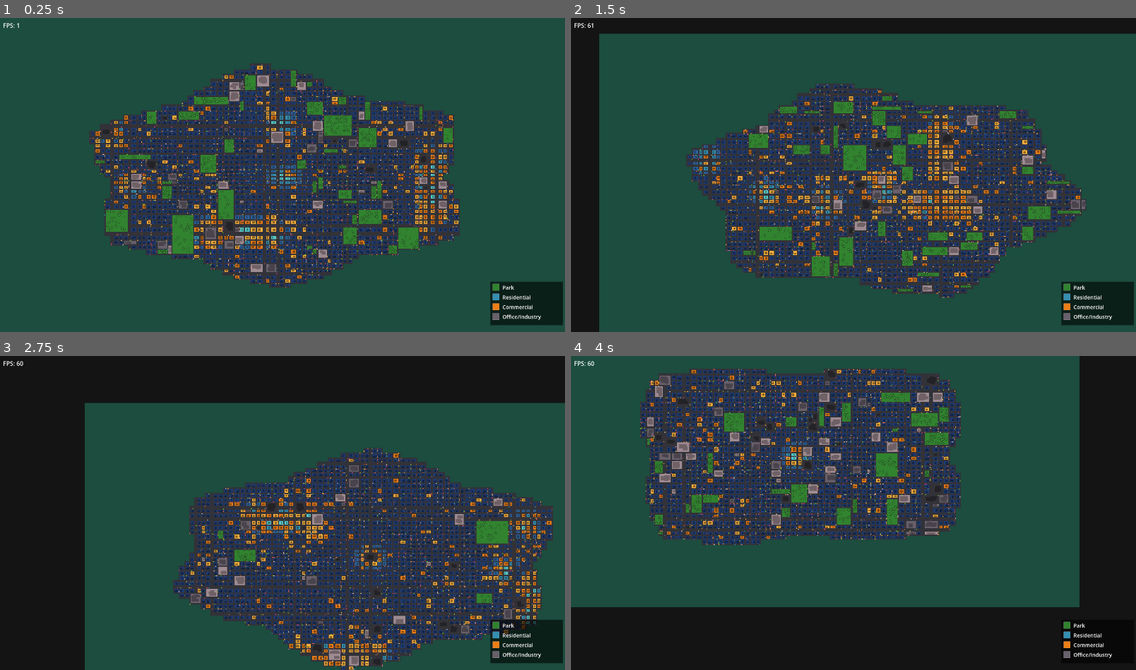
Above: before the commit, frames 1-4 (two rows, left to right).
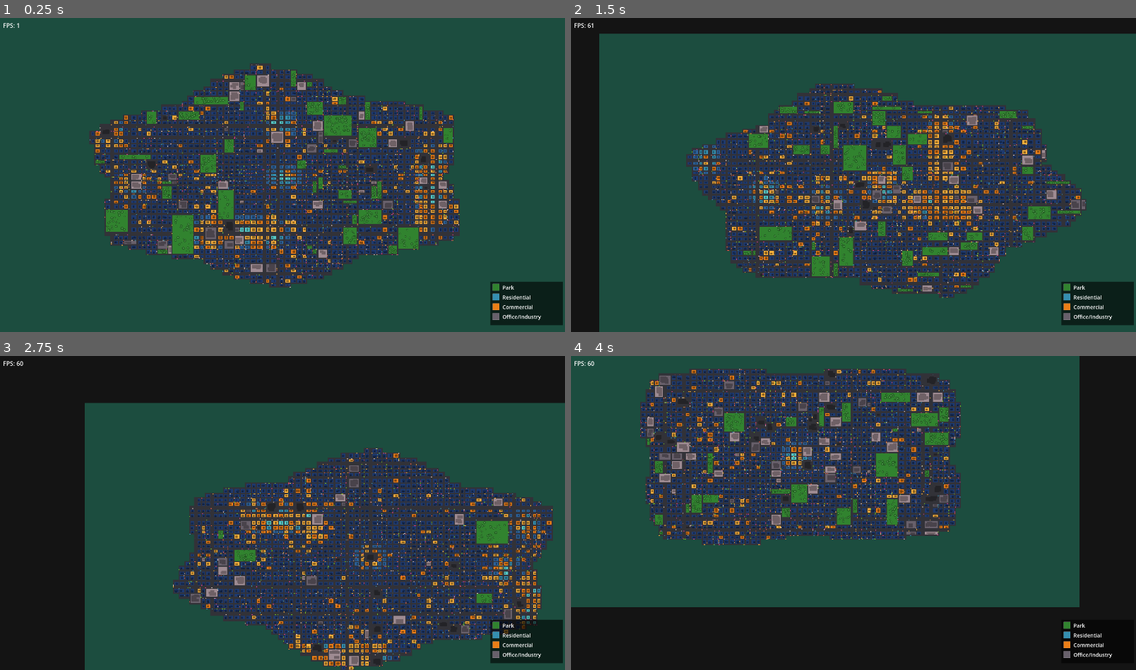
Above: after the commit, the same moments.

Repository: estebanm123/transit
Game: Godot game, scene res://Main.tscn
Same seed, same stepped clock (60 frames per second), same inputs: the game is played once before the commit and once after it.
Inputs (mouse positions are in pixels of both pictures, inside the frame that each line leads up to):
- Up to frame 1 (0.25 s): no input
- Up to frame 2 (1.5 s): tap Enter at 0.5 s; move the mouse to (977, 159) at 0.52 s; tap R at 0.6 s; click (977, 159) at 0.67 s; drag from (740, 190) to (825, 237) at 1.27 s
- Up to frame 3 (2.75 s): move the mouse to (339, 443) at 2.02 s; tap R at 2.1 s; click (339, 443) at 2.17 s
- Up to frame 4 (4 s): drag from (825, 575) to (684, 465) at 2.77 s; move the mouse to (1023, 560) at 3.52 s; tap R at 3.6 s; click (1023, 560) at 3.67 s

The runs differ from the first frame. In frame 1, 1.6% of the frame differs, in the area x 15-82%, y 14-86%; in frame 2, 1.6%; in frame 3, 1.6%; in frame 4, 1.6%, in the area x 12-69%, y 4-61%.

Commit message:
Optimize

Diff:
--- a/Traffic.gd
+++ b/Traffic.gd
@@ -34,12 +34,51 @@
 }
 const GoalHopsMax: int = 150
 
-var _cars: Array = []
+const HISTORY_SIZE: int = 8
+const HISTORY_HALF: int = 4
+
+
+class Car extends RefCounted:
+    var fromVertStreet: int = 0
+    var fromHorzStreet: int = 0
+    var toVertStreet: int = 0
+    var toHorzStreet: int = 0
+    var progress: float = 0.0
+    var baseSpeed: float = 0.0
+    var desiredSpeed: float = 0.0
+    var currentSpeed: float = 0.0
+    var segLength: float = 0.0
+    var forward: Vector2 = Vector2.ZERO
+    var laneOffset: Vector2 = Vector2.ZERO
+    var color: Color
+    var colorIndex: int = 0
+    var leader = null
+    var follower = null
+    var goalTile: Vector2i = Vector2i.ZERO
+    var goalIntersection: Vector2i = Vector2i.ZERO
+    var goalHops: int = 0
+    var historyBuf: Array = [
+        Vector4i(), Vector4i(), Vector4i(), Vector4i(),
+        Vector4i(), Vector4i(), Vector4i(), Vector4i(),
+    ]
+    var historyHead: int = 0
+    var historyCount: int = 0
+
+
+var _cars: Array[Car] = []
 var _rng: RandomNumberGenerator = RandomNumberGenerator.new()
 var _trafficLights: Dictionary = {}
 var _segmentMap: Dictionary = {}
 var _tilesByZone: Dictionary = {}
 var _time: float = 0.0
+
+var _vertStreetX: PackedFloat32Array
+var _horzStreetY: PackedFloat32Array
+var _horzUsable: PackedByteArray
+var _vertUsable: PackedByteArray
+var _goalTotalWeight: float = 0.0
+var _goalCumWeights: Array[float] = []
+var _goalZones: Array[int] = []
 
 
 func init(city: City) -> void:
@@ -65,13 +104,16 @@
     _cars.clear()
     _segmentMap.clear()
     _buildTilesByZone(city)
+    _buildPositionCache(city)
+    _buildUsabilityCache(city)
     var attempts: int = 0
     while _cars.size() < CarCount and attempts < CarCount * 30:
         attempts += 1
-        var car: Dictionary = _spawnCar(city)
-        if not car.is_empty():
+        var car: Car = _spawnCar(city)
+        if car != null:
             _assignGoal(city, car)
             _cars.append(car)
+    _cars.sort_custom(func(a: Car, b: Car) -> bool: return a.colorIndex < b.colorIndex)
     _buildSegmentMap()
 
 
@@ -79,6 +121,38 @@
     _time += delta
     for car in _cars:
         _advanceCar(city, car, delta)
+
+
+func _buildPositionCache(city: City) -> void:
+    _vertStreetX.resize(City.Cols + 1)
+    for v in range(City.Cols + 1):
+        _vertStreetX[v] = _vertStreetCenterX(city, v)
+    _horzStreetY.resize(City.Rows + 1)
+    for h in range(City.Rows + 1):
+        _horzStreetY[h] = _horzStreetCenterY(city, h)
+
+
+func _buildUsabilityCache(city: City) -> void:
+    _horzUsable.resize((City.Rows + 1) * City.Cols)
+    for h in range(City.Rows + 1):
+        for v in range(City.Cols):
+            _horzUsable[h * City.Cols + v] = 1 if _horzSegmentUsable(city, v, h) else 0
+    _vertUsable.resize((City.Cols + 1) * City.Rows)
+    for v in range(City.Cols + 1):
+        for h in range(City.Rows):
+            _vertUsable[v * City.Rows + h] = 1 if _vertSegmentUsable(city, v, h) else 0
+
+
+func _horzUsableAt(v: int, h: int) -> bool:
+    if v < 0 or v >= City.Cols or h < 0 or h > City.Rows:
+        return false
+    return _horzUsable[h * City.Cols + v] != 0
+
+
+func _vertUsableAt(v: int, h: int) -> bool:
+    if v < 0 or v > City.Cols or h < 0 or h >= City.Rows:
+        return false
+    return _vertUsable[v * City.Rows + h] != 0
 
 
 func _buildSegmentMap() -> void:
@@ -95,17 +169,17 @@
         groups[key].append(car)
     for key in groups:
         var group: Array = groups[key]
-        group.sort_custom(func(a, b): return a.progress < b.progress)
+        group.sort_custom(func(a: Car, b: Car) -> bool: return a.progress < b.progress)
         _segmentMap[key] = group[0]
         for i in range(group.size() - 1):
             group[i].leader = group[i + 1]
             group[i + 1].follower = group[i]
 
 
-func _insertIntoSegment(car: Dictionary) -> void:
+func _insertIntoSegment(car: Car) -> void:
     var key := Vector4i(car.fromVertStreet, car.fromHorzStreet,
             car.toVertStreet, car.toHorzStreet)
-    var head = _segmentMap.get(key, null)
+    var head: Car = _segmentMap.get(key, null)
     if head == null or car.progress <= head.progress:
         car.leader = head
         car.follower = null
@@ -113,7 +187,7 @@
             head.follower = car
         _segmentMap[key] = car
         return
-    var prev = head
+    var prev: Car = head
     while prev.leader != null and prev.leader.progress <= car.progress:
         prev = prev.leader
     car.follower = prev
@@ -123,7 +197,7 @@
     prev.leader = car
 
 
-func _removeFromSegment(car: Dictionary) -> void:
+func _removeFromSegment(car: Car) -> void:
     if car.follower != null:
         car.follower.leader = car.leader
     else:
@@ -139,26 +213,22 @@
     car.follower = null
 
 
-func drawCars(canvas: Node2D, city: City) -> void:
+func drawCars(canvas: Node2D) -> void:
+    const HALF_LEN: float = CarLength * 0.5
+    const HALF_WID: float = CarWidth * 0.5
     for car in _cars:
-        var segStart := Vector2(
-                _vertStreetCenterX(city, car.fromVertStreet),
-                _horzStreetCenterY(city, car.fromHorzStreet))
-        var segEnd := Vector2(
-                _vertStreetCenterX(city, car.toVertStreet),
-                _horzStreetCenterY(city, car.toHorzStreet))
-        var center: Vector2 = segStart.lerp(segEnd, car.progress) + car.laneOffset
-        var forward: Vector2 = car.forward
-        var sideways: Vector2 = Vector2(-forward.y, forward.x)
-        canvas.draw_colored_polygon(PackedVector2Array([
-            center + forward * (CarLength * 0.5) + sideways * (CarWidth * 0.5),
-            center + forward * (CarLength * 0.5) - sideways * (CarWidth * 0.5),
-            center - forward * (CarLength * 0.5) - sideways * (CarWidth * 0.5),
-            center - forward * (CarLength * 0.5) + sideways * (CarWidth * 0.5),
-        ]), car.color)
-
-
-# X position of the center of vertical street vertStreetIdx (0..Cols).
+        var cx: float = lerpf(_vertStreetX[car.fromVertStreet], _vertStreetX[car.toVertStreet],
+                car.progress) + car.laneOffset.x
+        var cy: float = lerpf(_horzStreetY[car.fromHorzStreet], _horzStreetY[car.toHorzStreet],
+                car.progress) + car.laneOffset.y
+        var rect: Rect2
+        if car.forward.x != 0.0:
+            rect = Rect2(cx - HALF_LEN, cy - HALF_WID, CarLength, CarWidth)
+        else:
+            rect = Rect2(cx - HALF_WID, cy - HALF_LEN, CarWidth, CarLength)
+        canvas.draw_rect(rect, car.color)
+
+
 func _vertStreetCenterX(city: City, vertStreetIdx: int) -> float:
     if vertStreetIdx < City.Cols:
         return city._colXPositions[vertStreetIdx] - city.vertStreetWidths[vertStreetIdx] * 0.5
@@ -166,7 +236,6 @@
             + city.vertStreetWidths[City.Cols] * 0.5
 
 
-# Y position of the center of horizontal street horzStreetIdx (0..Rows).
 func _horzStreetCenterY(city: City, horzStreetIdx: int) -> float:
     if horzStreetIdx < City.Rows:
         return city._rowYPositions[horzStreetIdx] - city.horzStreetWidths[horzStreetIdx] * 0.5
@@ -174,8 +243,6 @@
             + city.horzStreetWidths[City.Rows] * 0.5
 
 
-# Is the horizontal segment from intersection (vertStreetIdx, horzStreetIdx)
-# to (vertStreetIdx+1, horzStreetIdx) passable?
 func _horzSegmentUsable(city: City, vertStreetIdx: int, horzStreetIdx: int) -> bool:
     if vertStreetIdx < 0 or vertStreetIdx >= City.Cols \
             or horzStreetIdx < 0 or horzStreetIdx > City.Rows:
@@ -194,8 +261,6 @@
             != city.parcelOwner[horzStreetIdx][vertStreetIdx]
 
 
-# Is the vertical segment from intersection (vertStreetIdx, horzStreetIdx)
-# to (vertStreetIdx, horzStreetIdx+1) passable?
 func _vertSegmentUsable(city: City, vertStreetIdx: int, horzStreetIdx: int) -> bool:
     if vertStreetIdx < 0 or vertStreetIdx > City.Cols \
             or horzStreetIdx < 0 or horzStreetIdx >= City.Rows:
@@ -218,7 +283,7 @@
     return Vector2(-forward.y, forward.x) * streetWidth * 0.22
 
 
-func _spawnCar(city: City) -> Dictionary:
+func _spawnCar(city: City) -> Car:
     var isHorizontalSegment: bool = _rng.randf() < 0.5
     var fromVertStreet: int
     var fromHorzStreet: int
@@ -228,58 +293,49 @@
     if isHorizontalSegment:
         fromVertStreet = _rng.randi_range(0, City.Cols - 1)
         fromHorzStreet = _rng.randi_range(0, City.Rows)
-        if not _horzSegmentUsable(city, fromVertStreet, fromHorzStreet):
-            return {}
+        if not _horzUsableAt(fromVertStreet, fromHorzStreet):
+            return null
         toVertStreet = fromVertStreet + 1
         toHorzStreet = fromHorzStreet
     else:
         fromVertStreet = _rng.randi_range(0, City.Cols)
         fromHorzStreet = _rng.randi_range(0, City.Rows - 1)
-        if not _vertSegmentUsable(city, fromVertStreet, fromHorzStreet):
-            return {}
+        if not _vertUsableAt(fromVertStreet, fromHorzStreet):
+            return null
         toVertStreet = fromVertStreet
         toHorzStreet = fromHorzStreet + 1
 
-    var segStart := Vector2(
-            _vertStreetCenterX(city, fromVertStreet),
-            _horzStreetCenterY(city, fromHorzStreet))
-    var segEnd := Vector2(
-            _vertStreetCenterX(city, toVertStreet),
-            _horzStreetCenterY(city, toHorzStreet))
+    var segStart := Vector2(_vertStreetX[fromVertStreet], _horzStreetY[fromHorzStreet])
+    var segEnd := Vector2(_vertStreetX[toVertStreet], _horzStreetY[toHorzStreet])
     var segLength: float = segStart.distance_to(segEnd)
     if segLength < 0.5:
-        return {}
+        return null
 
     var forward: Vector2 = (segEnd - segStart) / segLength
     var streetWidth: float = city.horzStreetWidths[fromHorzStreet] \
             if isHorizontalSegment else city.vertStreetWidths[fromVertStreet]
     var baseSpeed: float = _rng.randf_range(CarSpeedMin, CarSpeedMax)
     var speedMult: float = ArterialSpeedMultiplier if streetWidth >= City.WArterial else 1.0
-    var desiredSpeed: float = baseSpeed * speedMult
-
-    return {
-        "fromVertStreet": fromVertStreet,
-        "fromHorzStreet": fromHorzStreet,
-        "toVertStreet": toVertStreet,
-        "toHorzStreet": toHorzStreet,
-        "progress": _rng.randf(),
-        "baseSpeed": baseSpeed,
-        "desiredSpeed": desiredSpeed,
-        "currentSpeed": desiredSpeed,
-        "segLength": segLength,
-        "forward": forward,
-        "laneOffset": _calcLaneOffset(forward, streetWidth),
-        "color": CarColors[_rng.randi() % CarColors.size()],
-        "leader": null,
-        "follower": null,
-        "goalTile": Vector2i(0, 0),
-        "goalIntersection": Vector2i(0, 0),
-        "goalHops": 0,
-        "segmentHistory": [],
-    }
-
-
-func _isRedForCar(car: Dictionary, key: Vector2i) -> bool:
+    var colorIdx: int = _rng.randi() % CarColors.size()
+
+    var car := Car.new()
+    car.fromVertStreet = fromVertStreet
+    car.fromHorzStreet = fromHorzStreet
+    car.toVertStreet = toVertStreet
+    car.toHorzStreet = toHorzStreet
+    car.progress = _rng.randf()
+    car.baseSpeed = baseSpeed
+    car.desiredSpeed = baseSpeed * speedMult
+    car.currentSpeed = car.desiredSpeed
+    car.segLength = segLength
+    car.forward = forward
+    car.laneOffset = _calcLaneOffset(forward, streetWidth)
+    car.color = CarColors[colorIdx]
+    car.colorIndex = colorIdx
+    return car
+
+
+func _isRedForCar(car: Car, key: Vector2i) -> bool:
     var light: Dictionary = _trafficLights[key]
     var elapsed: float = _time - light.lastChanged
     var phaseDuration: float
@@ -296,7 +352,7 @@
     return (isEW and light.phase == PhaseNS) or (not isEW and light.phase == PhaseEW)
 
 
-func _advanceCar(city: City, car: Dictionary, delta: float) -> void:
+func _advanceCar(city: City, car: Car, delta: float) -> void:
     var lightKey := Vector2i(car.toVertStreet, car.toHorzStreet)
     var redLight: bool = _trafficLights.has(lightKey) and _isRedForCar(car, lightKey)
     var stopT: float = maxf(0.0, 1.0 - StopOffset / car.segLength)
@@ -332,7 +388,7 @@
     var arrivedHorzStreet: int = car.toHorzStreet
 
     var neighbors: Array = _getExitSegments(
-            city, arrivedVertStreet, arrivedHorzStreet,
+            arrivedVertStreet, arrivedHorzStreet,
             car.fromVertStreet, car.fromHorzStreet)
     car.goalHops += 1
     if (arrivedVertStreet == car.goalIntersection.x \
@@ -345,7 +401,7 @@
         nextToVertStreet = car.fromVertStreet
         nextToHorzStreet = car.fromHorzStreet
     else:
-        var chosen: Array = _greedyExit(city, neighbors, car.goalIntersection)
+        var chosen: Array = _greedyExit(neighbors, car.goalIntersection)
         nextToVertStreet = chosen[0]
         nextToHorzStreet = chosen[1]
 
@@ -356,17 +412,13 @@
     car.toVertStreet = nextToVertStreet
     car.toHorzStreet = nextToHorzStreet
 
-    var segStart := Vector2(
-            _vertStreetCenterX(city, arrivedVertStreet),
-            _horzStreetCenterY(city, arrivedHorzStreet))
-    var segEnd := Vector2(
-            _vertStreetCenterX(city, nextToVertStreet),
-            _horzStreetCenterY(city, nextToHorzStreet))
-    car.segLength = segStart.distance_to(segEnd)
+    var dx: float = _vertStreetX[nextToVertStreet] - _vertStreetX[arrivedVertStreet]
+    var dy: float = _horzStreetY[nextToHorzStreet] - _horzStreetY[arrivedHorzStreet]
+    car.segLength = sqrt(dx * dx + dy * dy)
     if car.segLength < 0.5:
         car.segLength = 0.5
 
-    car.forward = (segEnd - segStart) / car.segLength
+    car.forward = Vector2(dx, dy) / car.segLength
 
     var isHorizontalSegment: bool = (nextToHorzStreet == arrivedHorzStreet)
     var streetWidth: float = city.horzStreetWidths[arrivedHorzStreet] \
@@ -381,13 +433,15 @@
 
     var seg := Vector4i(car.fromVertStreet, car.fromHorzStreet,
             car.toVertStreet, car.toHorzStreet)
-    car.segmentHistory.append(seg)
-    if car.segmentHistory.size() > 8:
-        car.segmentHistory.pop_front()
-    if car.segmentHistory.size() == 8:
+    car.historyBuf[car.historyHead] = seg
+    car.historyHead = (car.historyHead + 1) % HISTORY_SIZE
+    if car.historyCount < HISTORY_SIZE:
+        car.historyCount += 1
+    if car.historyCount == HISTORY_SIZE:
         var looping: bool = true
-        for i in range(4):
-            if car.segmentHistory[i] != car.segmentHistory[i + 4]:
+        for i in range(HISTORY_HALF):
+            if car.historyBuf[(car.historyHead + i) % HISTORY_SIZE] \
+                    != car.historyBuf[(car.historyHead + i + HISTORY_HALF) % HISTORY_SIZE]:
                 looping = false
                 break
         if looping:
@@ -406,30 +460,34 @@
             if not _tilesByZone.has(zone):
                 _tilesByZone[zone] = []
             _tilesByZone[zone].append(Vector2i(col, row))
-
-
-func _pickGoalTile() -> Vector2i:
-    var totalWeight: float = 0.0
+    _goalTotalWeight = 0.0
+    _goalCumWeights.clear()
+    _goalZones.clear()
+    var cumulative: float = 0.0
     for zone: int in ZoneWeights:
         if _tilesByZone.has(zone):
-            totalWeight += ZoneWeights[zone]
-    if totalWeight == 0.0:
+            _goalTotalWeight += ZoneWeights[zone]
+            cumulative += ZoneWeights[zone]
+            _goalCumWeights.append(cumulative)
+            _goalZones.append(zone)
+
+
+func _pickGoalTile() -> Vector2i:
+    if _goalTotalWeight == 0.0:
         return Vector2i(0, 0)
-    var roll: float = _rng.randf() * totalWeight
-    var cumulative: float = 0.0
-    var pickedZone: int = ZoneWeights.keys()[0]
-    for zone: int in ZoneWeights:
-        if _tilesByZone.has(zone):
-            cumulative += ZoneWeights[zone]
-            if roll <= cumulative:
-                pickedZone = zone
-                break
+    var roll: float = _rng.randf() * _goalTotalWeight
+    var pickedZone: int = _goalZones[_goalZones.size() - 1]
+    for i in range(_goalCumWeights.size()):
+        if roll <= _goalCumWeights[i]:
+            pickedZone = _goalZones[i]
+            break
     var tiles: Array = _tilesByZone[pickedZone]
     return tiles[_rng.randi() % tiles.size()]
 
 
-func _assignGoal(city: City, car: Dictionary) -> void:
-    car.segmentHistory.clear()
+func _assignGoal(city: City, car: Car) -> void:
+    car.historyHead = 0
+    car.historyCount = 0
     var tile: Vector2i = _pickGoalTile()
     car.goalTile = tile
     var corners: Array[Vector2i] = [
@@ -438,13 +496,13 @@
         Vector2i(tile.x, tile.y + 1),
         Vector2i(tile.x + 1, tile.y + 1),
     ]
-    var curX: float = _vertStreetCenterX(city, car.toVertStreet)
-    var curY: float = _horzStreetCenterY(city, car.toHorzStreet)
+    var curX: float = _vertStreetX[car.toVertStreet]
+    var curY: float = _horzStreetY[car.toHorzStreet]
     var bestDist: float = INF
     var bestCorner := Vector2i(tile.x, tile.y)
     for corner: Vector2i in corners:
-        var cx: float = _vertStreetCenterX(city, corner.x)
-        var cy: float = _horzStreetCenterY(city, corner.y)
+        var cx: float = _vertStreetX[corner.x]
+        var cy: float = _horzStreetY[corner.y]
         var d: float = (curX - cx) * (curX - cx) + (curY - cy) * (curY - cy)
         if d < bestDist:
             bestDist = d
@@ -453,14 +511,14 @@
     car.goalHops = 0
 
 
-func _greedyExit(city: City, candidates: Array, goalIntersection: Vector2i) -> Array:
-    var goalX: float = _vertStreetCenterX(city, goalIntersection.x)
-    var goalY: float = _horzStreetCenterY(city, goalIntersection.y)
+func _greedyExit(candidates: Array, goalIntersection: Vector2i) -> Array:
+    var goalX: float = _vertStreetX[goalIntersection.x]
+    var goalY: float = _horzStreetY[goalIntersection.y]
     var bestDist: float = INF
     var best: Array = candidates[0]
     for cand: Array in candidates:
-        var cx: float = _vertStreetCenterX(city, cand[0])
-        var cy: float = _horzStreetCenterY(city, cand[1])
+        var cx: float = _vertStreetX[cand[0]]
+        var cy: float = _horzStreetY[cand[1]]
         var d: float = (cx - goalX) * (cx - goalX) + (cy - goalY) * (cy - goalY)
         if d < bestDist:
             bestDist = d
@@ -468,23 +526,23 @@
     return best
 
 
-func _getExitSegments(city: City, vertStreetIdx: int, horzStreetIdx: int,
+func _getExitSegments(vertStreetIdx: int, horzStreetIdx: int,
         cameFromVertStreet: int, cameFromHorzStreet: int) -> Array:
     var exits: Array = []
     # East
     if not (cameFromVertStreet == vertStreetIdx + 1 and cameFromHorzStreet == horzStreetIdx) \
-            and _horzSegmentUsable(city, vertStreetIdx, horzStreetIdx):
+            and _horzUsableAt(vertStreetIdx, horzStreetIdx):
         exits.append([vertStreetIdx + 1, horzStreetIdx])
     # West
     if not (cameFromVertStreet == vertStreetIdx - 1 and cameFromHorzStreet == horzStreetIdx) \
-            and _horzSegmentUsable(city, vertStreetIdx - 1, horzStreetIdx):
+            and _horzUsableAt(vertStreetIdx - 1, horzStreetIdx):
         exits.append([vertStreetIdx - 1, horzStreetIdx])
     # South
     if not (cameFromVertStreet == vertStreetIdx and cameFromHorzStreet == horzStreetIdx + 1) \
-            and _vertSegmentUsable(city, vertStreetIdx, horzStreetIdx):
+            and _vertUsableAt(vertStreetIdx, horzStreetIdx):
         exits.append([vertStreetIdx, horzStreetIdx + 1])
     # North
     if not (cameFromVertStreet == vertStreetIdx and cameFromHorzStreet == horzStreetIdx - 1) \
-            and _vertSegmentUsable(city, vertStreetIdx, horzStreetIdx - 1):
+            and _vertUsableAt(vertStreetIdx, horzStreetIdx - 1):
         exits.append([vertStreetIdx, horzStreetIdx - 1])
     return exits
--- a/TrafficLayer.gd
+++ b/TrafficLayer.gd
@@ -19,4 +19,4 @@
 func _draw() -> void:
 	if _traffic == null or _city == null:
 		return
-	_traffic.drawCars(self, _city)
+	_traffic.drawCars(self)
